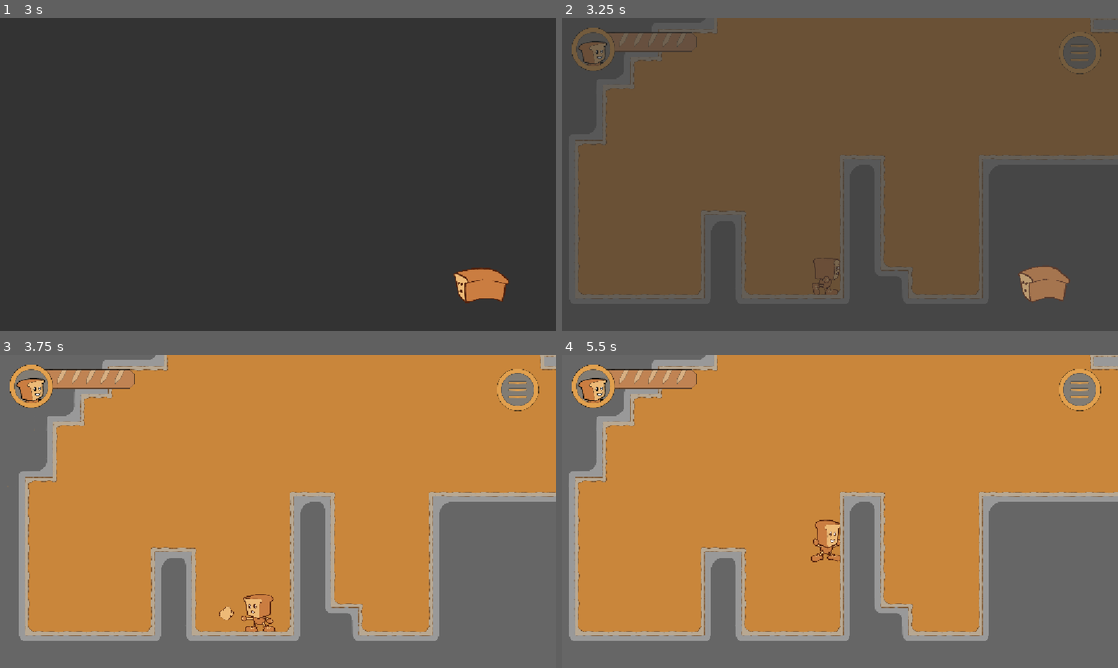
Above: before the commit, frames 1-4 (two rows, left to right).
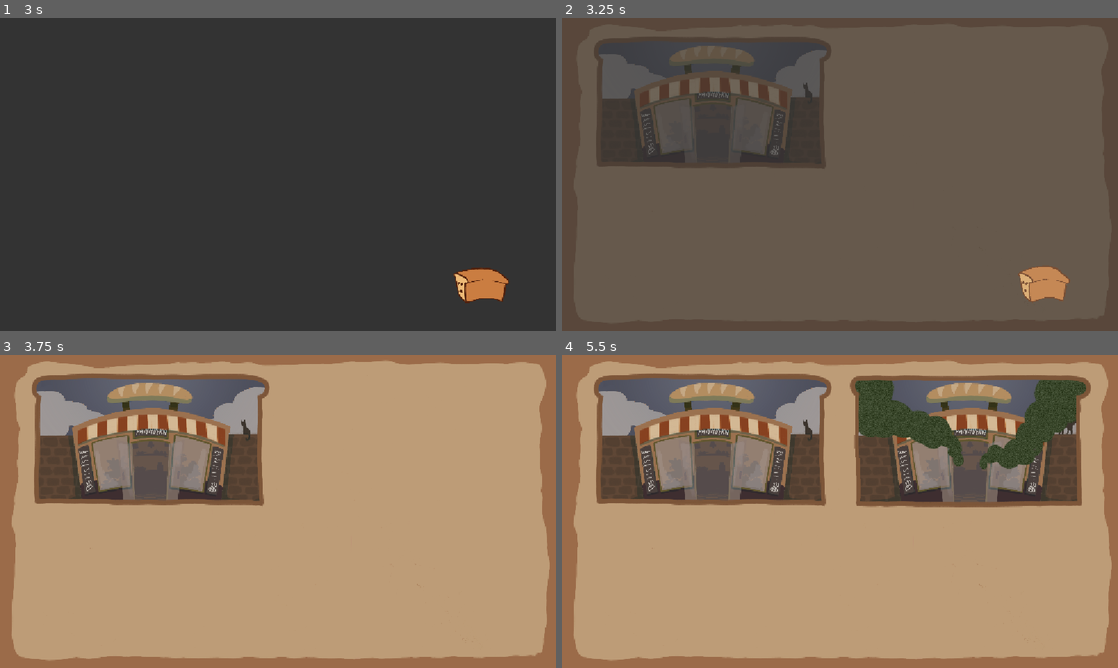
Above: after the commit, the same moments.

Repository: Espabul/Pan_demic
Game: Godot game, scene res://Scenes/UI/main_menu_scene.tscn
Two runs of this game, one before a commit and one after it. Both use one fixed random seed, a clock stepped at 60 frames per second and the inputs below.
Inputs (mouse positions are in pixels of both pictures, inside the frame that each line leads up to):
- Up to frame 1 (3 s): click "PLAY" at 0.5 s; hold D (mover_derecha) 1.28-2 s; tap K (ataque) at 1.35 s; tap Space (saltar) at 1.52 s; click (522, 49) at 2.02 s; hold D (mover_derecha) from 2.78 s (still down); tap S (dash) at 2.85 s
- Up to frame 2 (3.25 s): keep holding D (mover_derecha); tap Space (saltar) at 3.02 s
- Up to frame 3 (3.75 s): release D (mover_derecha) at 3.53 s; hold A (mover izquierda) from 3.53 s (still down); tap O (disparo) at 3.6 s
- Up to frame 4 (5.5 s): release A (mover izquierda) at 4.28 s; hold D (mover_derecha) from 4.28 s (still down); tap P (disparoplus) at 4.35 s; tap Space (saltar) at 4.52, 5.27 s; tap K (ataque) at 5.1 s

Frame 1 is identical in both runs. In frame 2, 34% of the frame differs, in the area x 1-100%, y 0-98%; in frame 3, 99%; in frame 4, 100%, in the area x 0-100%, y 0-100%.

Commit message:
Cinematica y guardar mas datos
Pulsar new game te mete en cinemática, y ahora DataManager también guarda las variables de key_obtained y passed_fight_rooms

Diff:
--- /dev/null
+++ b/Scenes/Salas/cinematica_inicial.gd
@@ -0,0 +1,8 @@
+extends Node2D
+
+
+
+
+func _on_scene_end_timer_timeout() -> void:
+	SceneManager.set_checkpoint_scene("Level1_Amasadora")
+	SceneManager.transition_to_scene("Level1_Amasadora")
--- /dev/null
+++ b/Scenes/Salas/cinematica_inicial.tscn
@@ -0,0 +1,96 @@
+[gd_scene format=3 uid="uid://u3y1qeyfv3ew"]
+
+[ext_resource type="Script" uid="uid://do4wr7cg87q5k" path="res://Scenes/Salas/cinematica_inicial.gd" id="1_3qs4u"]
+[ext_resource type="Texture2D" uid="uid://b0jce3x7d7a2j" path="res://Assets/backgrounds/CinematicaInicio/Historia_00.PNG" id="1_8w3j2"]
+[ext_resource type="Texture2D" uid="uid://gbw5ms4xtav2" path="res://Assets/backgrounds/CinematicaInicio/Historia_01.PNG" id="2_3qs4u"]
+[ext_resource type="Texture2D" uid="uid://xyovj0y8gmja" path="res://Assets/backgrounds/CinematicaInicio/Historia_02.PNG" id="3_lynyq"]
+[ext_resource type="Texture2D" uid="uid://l3lpj06ix14e" path="res://Assets/backgrounds/CinematicaInicio/Historia_03.PNG" id="4_cf2jp"]
+[ext_resource type="Texture2D" uid="uid://230lnk72g3i6" path="res://Assets/backgrounds/CinematicaInicio/Historia_04.PNG" id="5_o0yyq"]
+[ext_resource type="Texture2D" uid="uid://t6cmbw5y36fb" path="res://Assets/backgrounds/CinematicaInicio/Historia_05.PNG" id="6_0erog"]
+[ext_resource type="Texture2D" uid="uid://dywas33qybrvn" path="res://Assets/backgrounds/CinematicaInicio/Historia_06.PNG" id="7_7adcx"]
+[ext_resource type="Texture2D" uid="uid://ukyvyfekovy2" path="res://Assets/backgrounds/CinematicaInicio/Historia_07.PNG" id="8_aihts"]
+[ext_resource type="Texture2D" uid="uid://b3nrejc10845f" path="res://Assets/backgrounds/CinematicaInicio/Historia_08.PNG" id="9_l7kdf"]
+[ext_resource type="Texture2D" uid="uid://d03ubqg03lrvg" path="res://Assets/backgrounds/CinematicaInicio/Historia_09.PNG" id="10_a5v4x"]
+[ext_resource type="Texture2D" uid="uid://by8i62bpaic8l" path="res://Assets/backgrounds/CinematicaInicio/Historia_10.PNG" id="11_qqxlm"]
+
+[sub_resource type="Animation" id="Animation_ylji1"]
+resource_name = "Cinematic"
+length = 26.0
+step = 1.0
+tracks/0/type = "value"
+tracks/0/imported = false
+tracks/0/enabled = true
+tracks/0/path = NodePath("Imagen1:texture")
+tracks/0/interp = 1
+tracks/0/loop_wrap = true
+tracks/0/keys = {
+"times": PackedFloat32Array(0, 2, 4, 6, 8, 11, 14, 16, 18, 20, 23),
+"transitions": PackedFloat32Array(1, 1, 1, 1, 1, 1, 1, 1, 1, 1, 1),
+"update": 1,
+"values": [ExtResource("1_8w3j2"), ExtResource("2_3qs4u"), ExtResource("3_lynyq"), ExtResource("4_cf2jp"), ExtResource("5_o0yyq"), ExtResource("6_0erog"), ExtResource("7_7adcx"), ExtResource("8_aihts"), ExtResource("9_l7kdf"), ExtResource("10_a5v4x"), ExtResource("11_qqxlm")]
+}
+tracks/1/type = "value"
+tracks/1/imported = false
+tracks/1/enabled = true
+tracks/1/path = NodePath("Imagen1:modulate")
+tracks/1/interp = 1
+tracks/1/loop_wrap = true
+tracks/1/keys = {
+"times": PackedFloat32Array(0),
+"transitions": PackedFloat32Array(1),
+"update": 0,
+"values": [Color(1, 1, 1, 0.9110451)]
+}
+
+[sub_resource type="Animation" id="Animation_y11fw"]
+length = 0.001
+tracks/0/type = "value"
+tracks/0/imported = false
+tracks/0/enabled = true
+tracks/0/path = NodePath("Imagen1:texture")
+tracks/0/interp = 1
+tracks/0/loop_wrap = true
+tracks/0/keys = {
+"times": PackedFloat32Array(0),
+"transitions": PackedFloat32Array(1),
+"update": 1,
+"values": [ExtResource("1_8w3j2")]
+}
+tracks/1/type = "value"
+tracks/1/imported = false
+tracks/1/enabled = true
+tracks/1/path = NodePath("Imagen1:modulate")
+tracks/1/interp = 1
+tracks/1/loop_wrap = true
+tracks/1/keys = {
+"times": PackedFloat32Array(0),
+"transitions": PackedFloat32Array(1),
+"update": 0,
+"values": [Color(1, 1, 1, 1)]
+}
+
+[sub_resource type="AnimationLibrary" id="AnimationLibrary_6actd"]
+_data = {
+&"Cinematic": SubResource("Animation_ylji1"),
+&"RESET": SubResource("Animation_y11fw")
+}
+
+[node name="CinematicaInicial" type="Node2D" unique_id=763768375]
+script = ExtResource("1_3qs4u")
+
+[node name="Imagen1" type="Sprite2D" parent="." unique_id=1949842438]
+scale = Vector2(0.6, 0.6)
+texture = ExtResource("1_8w3j2")
+
+[node name="Camera2D" type="Camera2D" parent="Imagen1" unique_id=1480959822]
+
+[node name="AnimationPlayer" type="AnimationPlayer" parent="." unique_id=1884795649]
+libraries/ = SubResource("AnimationLibrary_6actd")
+autoplay = &"Cinematic"
+
+[node name="SceneEndTimer" type="Timer" parent="." unique_id=1260681037]
+wait_time = 26.0
+one_shot = true
+autostart = true
+
+[connection signal="timeout" from="SceneEndTimer" to="." method="_on_scene_end_timer_timeout"]
--- a/Scripts/DataManager.gd
+++ b/Scripts/DataManager.gd
@@ -21,6 +21,8 @@
 	if game_data != null:
 		SceneManager.set_checkpoint_scene(game_data.checkpoint_scene)
 		SceneManager.upgrades = game_data.upgrades
+		SceneManager.key_obtained = game_data.key_obtained
+		SceneManager.passed_fight_rooms = game_data.passed_fight_rooms
 
 
 
@@ -31,8 +33,12 @@
 func change_data():
 	game_data.checkpoint_scene = SceneManager.last_scene
 	game_data.upgrades = SceneManager.upgrades
+	game_data.key_obtained = SceneManager.key_obtained
+	game_data.passed_fight_rooms = SceneManager.passed_fight_rooms
 
 
 func reset_data():
-	game_data.checkpoint_scene = "Level1_Amasadora"
-	game_data.upgrades = 3
+	game_data.checkpoint_scene = "cinematica"
+	game_data.upgrades = 0
+	game_data.key_obtained = false
+	game_data.passed_fight_rooms = 0
--- a/Scripts/UI/saved_data_resources.gd
+++ b/Scripts/UI/saved_data_resources.gd
@@ -4,3 +4,5 @@
 
 @export var checkpoint_scene : String
 @export var upgrades : int
+@export var key_obtained : bool
+@export var passed_fight_rooms : int
--- a/Scripts/scene_manager.gd
+++ b/Scripts/scene_manager.gd
@@ -3,6 +3,7 @@
 
 
 var scenes : Dictionary = {"Checkpoint" : "res://Scenes/Salas/Level1_Amasadora.tscn",
+							"cinematica": "res://Scenes/Salas/cinematica_inicial.tscn",
 							"Level1_Amasadora": "res://Scenes/Salas/Level1_Amasadora.tscn",
 							"LevelTEST": "res://Scenes/Salas/LevelTEST.tscn",
 							"level_2_mesa_de_trabajo": "res://Scenes/Salas/level_2_mesa_de_trabajo.tscn",
@@ -24,6 +25,7 @@
 
 var upgrades : int = 0
 var key_obtained = false
+var passed_fight_rooms = 0
 
 var spawn_pos : Vector2
 
Binary file added: Assets/backgrounds/CinematicaInicio/Historia_00.PNG
Not shown, added: Assets/backgrounds/CinematicaInicio/Historia_00.PNG.import
Binary file added: Assets/backgrounds/CinematicaInicio/Historia_01.PNG
Not shown, added: Assets/backgrounds/CinematicaInicio/Historia_01.PNG.import
Binary file added: Assets/backgrounds/CinematicaInicio/Historia_02.PNG
Not shown, added: Assets/backgrounds/CinematicaInicio/Historia_02.PNG.import
Binary file added: Assets/backgrounds/CinematicaInicio/Historia_03.PNG
Not shown, added: Assets/backgrounds/CinematicaInicio/Historia_03.PNG.import
Binary file added: Assets/backgrounds/CinematicaInicio/Historia_04.PNG
Not shown, added: Assets/backgrounds/CinematicaInicio/Historia_04.PNG.import
Binary file added: Assets/backgrounds/CinematicaInicio/Historia_05.PNG
Not shown, added: Assets/backgrounds/CinematicaInicio/Historia_05.PNG.import
(and 11 more such lines)
